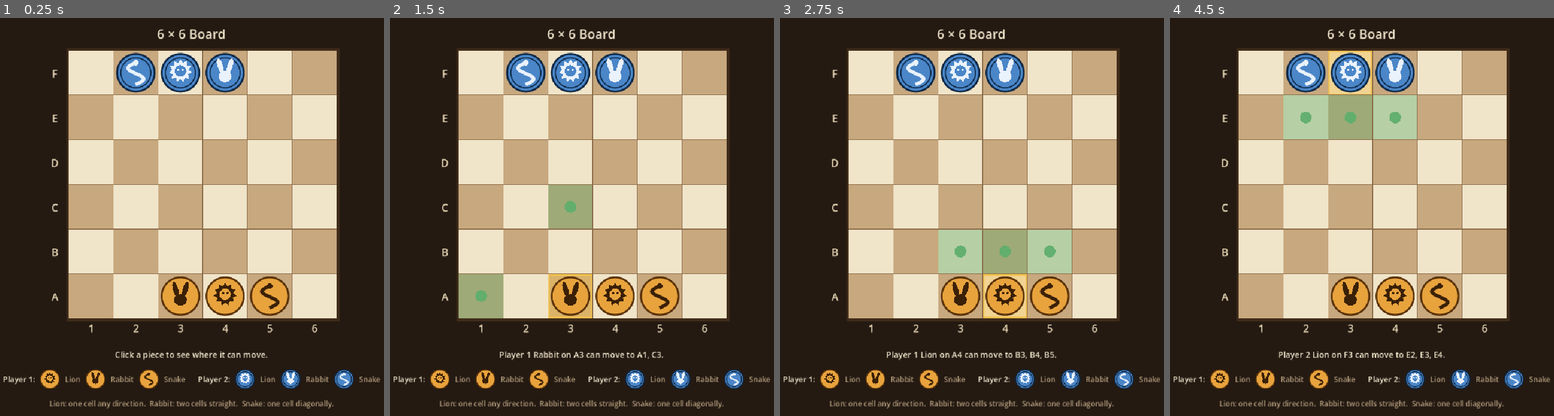
Above: before the commit, frames 1-4 (left to right).
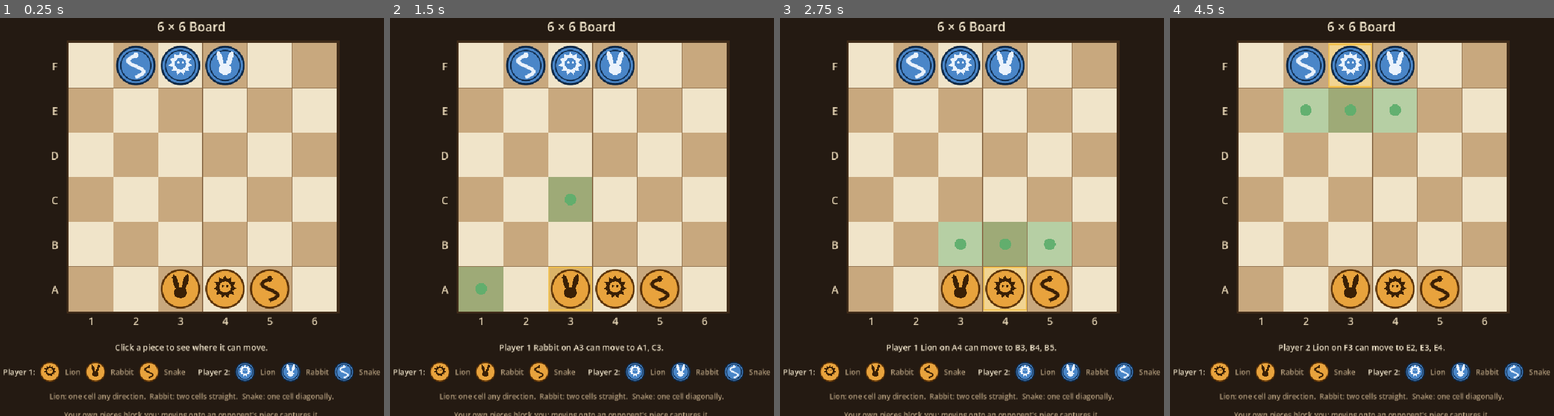
Above: after the commit, the same moments.

Repository: AdityaSrivastava27/godot-board-game
Game: Godot game, scene res://scenes/main.tscn
Two runs of this game, one before a commit and one after it. Both use one fixed random seed, a clock stepped at 60 frames per second and the inputs below.
Inputs (mouse positions are in pixels of both pictures, inside the frame that each line leads up to):
- Up to frame 1 (0.25 s): no input
- Up to frame 2 (1.5 s): tap A at 0.5, 1.25 s; move the mouse to (582, 197) at 0.52 s; click (582, 197) at 0.67 s; move the mouse to (570, 296) at 1.27 s; click (570, 296) at 1.42 s
- Up to frame 3 (2.75 s): tap Enter at 2 s; move the mouse to (1006, 296) at 2.02 s; click (1006, 296) at 2.17 s
- Up to frame 4 (4.5 s): tap Space at 2.75, 4.25 s; move the mouse to (1438, 296) at 2.77 s; click (1438, 296) at 2.92 s; tap Enter at 3.5 s; move the mouse to (1304, 73) at 3.52 s; click (1304, 73) at 3.67 s; move the mouse to (1350, 73) at 4.27 s; click (1350, 73) at 4.42 s

The runs differ from the first frame. In frame 1, 19% of the frame differs, in the area x 0-100%, y 0-100%; in frame 2, 19%; in frame 3, 19%; in frame 4, 19%.

Commit message:
Add friendly-piece blocking and capture
A cell held by one of the moving player's own pieces is no longer a legal
destination; a cell held by an opponent's piece is, and moving there removes
that piece from the board.

legal_destinations() now takes the moving piece's player so it can tell the
two cases apart, and captures_among() reports which destinations are takes.
The board marks those in red as an outline rather than a centre dot, which
the captured piece would hide, and a captured piece fades out over the same
beat as the move.

Co-Authored-By: Claude Opus 5 <noreply@anthropic.com>

Diff:
--- a/scripts/board_view.gd
+++ b/scripts/board_view.gd
@@ -16,6 +16,7 @@
 const LABEL_COLOR := Color("#ead9b8")
 const SELECTION_COLOR := Color("#f2c14e")
 const DESTINATION_COLOR := Color("#5fae6d")
+const CAPTURE_COLOR := Color("#c0483a")
 
 @export var cell_size: float = 96.0:
 	set(value):
@@ -33,6 +34,8 @@
 
 var selected_cell := Vector2i(-1, -1)
 var destination_cells: Array[Vector2i] = []
+## The destinations that hold an opponent's piece, marked apart from the rest.
+var capture_cells: Array[Vector2i] = []
 
 
 func _ready() -> void:
@@ -71,14 +74,17 @@
 	return Vector2i(int(local.x / cell_size), BoardData.SIZE - 1 - int(local.y / cell_size))
 
 
-func show_selection(cell: Vector2i, destinations: Array[Vector2i]) -> void:
+func show_selection(
+	cell: Vector2i, destinations: Array[Vector2i], captures: Array[Vector2i]
+) -> void:
 	selected_cell = cell
 	destination_cells = destinations
+	capture_cells = captures
 	queue_redraw()
 
 
 func clear_selection() -> void:
-	show_selection(Vector2i(-1, -1), [])
+	show_selection(Vector2i(-1, -1), [], [])
 
 
 func _gui_input(event: InputEvent) -> void:
@@ -132,8 +138,15 @@
 
 	for cell: Vector2i in destination_cells:
 		var rect := cell_rect(cell)
-		draw_rect(rect, Color(DESTINATION_COLOR, 0.40))
-		draw_circle(rect.get_center(), cell_size * 0.13, Color(DESTINATION_COLOR, 0.95))
+		var is_capture := capture_cells.has(cell)
+		var color := CAPTURE_COLOR if is_capture else DESTINATION_COLOR
+		draw_rect(rect, Color(color, 0.40))
+		if is_capture:
+			# An outline, because the piece being captured stands on the cell
+			# and would hide a mark drawn at its centre.
+			draw_rect(rect.grow(-3.0), Color(color, 0.95), false, 3.0)
+		else:
+			draw_circle(rect.get_center(), cell_size * 0.13, Color(color, 0.95))
 
 
 func _draw_labels() -> void:
--- a/scripts/main.gd
+++ b/scripts/main.gd
@@ -3,12 +3,13 @@
 ## Builds the board, places the six pieces on their starting cells and lets a
 ## piece be picked up and moved according to its movement rule.
 ##
-## Click a piece to select it; its legal destinations are marked on the board.
-## Click one of them to move there, or click anywhere else to deselect.
+## Click a piece to select it; its legal destinations are marked on the board,
+## with the ones that would capture an opponent's piece outlined in red.
+## Click a destination to move there, or click anywhere else to deselect.
 ##
-## The specification defines movement geometry only, so there is deliberately no
-## turn order, capture or win condition here: any piece may be moved at any time,
-## and an occupied cell is never offered as a destination.
+## The specification defines movement, blocking and capture only, so there is
+## deliberately no turn order or win condition here: any piece may be moved at
+## any time.
 
 const BACKGROUND := Color("#241a12")
 const HEADING_COLOR := Color("#f3e7cd")
@@ -59,6 +60,13 @@
 			NOTE_COLOR
 		)
 	)
+	column.add_child(
+		_make_label(
+			"Your own pieces block you; moving onto an opponent's piece captures it.",
+			15,
+			NOTE_COLOR
+		)
+	)
 
 	_clear_selection()
 
@@ -102,8 +110,11 @@
 
 func _select(piece: PieceView) -> void:
 	_selected = piece
-	_destinations = MovementRules.legal_destinations(piece.kind, piece.coordinate, _occupancy)
-	_board.show_selection(piece.coordinate, _destinations)
+	_destinations = MovementRules.legal_destinations(
+		piece.kind, piece.player, piece.coordinate, _occupancy
+	)
+	var captures := MovementRules.captures_among(_destinations, _occupancy)
+	_board.show_selection(piece.coordinate, _destinations, captures)
 
 	var description := "%s %s on %s" % [
 		BoardData.player_name(piece.player),
@@ -112,17 +123,27 @@
 	]
 	if _destinations.is_empty():
 		_status.text = "%s has no legal move." % description
+	elif captures.is_empty():
+		_status.text = "%s can move to %s." % [description, _cell_list(_destinations)]
 	else:
-		_status.text = "%s can move to %s." % [description, _cell_list(_destinations)]
+		_status.text = "%s can move to %s, capturing on %s." % [
+			description, _cell_list(_destinations), _cell_list(captures)
+		]
 
 
 func _move_selected_to(coordinate: Vector2i) -> void:
 	var piece := _selected
 	var from := piece.coordinate
+	# Rule 5 - the destination may hold an opponent's piece, which this move removes.
+	var captured: PieceView = _occupancy.get(coordinate)
 
 	_occupancy.erase(from)
 	_occupancy[coordinate] = piece
 	piece.coordinate = coordinate
+	# Keep the mover in front of the piece it is landing on while both are on screen.
+	_board.move_child(piece, -1)
+	if captured != null:
+		_remove_captured(captured)
 
 	var tween := create_tween()
 	tween.set_trans(Tween.TRANS_SINE).set_ease(Tween.EASE_OUT)
@@ -131,12 +152,29 @@
 	_selected = null
 	_destinations = []
 	_board.clear_selection()
-	_status.text = "%s %s moved %s → %s." % [
+	var move_text := "%s %s moved %s → %s" % [
 		BoardData.player_name(piece.player),
 		BoardData.kind_name(piece.kind),
 		BoardData.cell_name(from),
 		BoardData.cell_name(coordinate),
 	]
+	if captured == null:
+		_status.text = move_text + "."
+	else:
+		_status.text = "%s and captured %s %s." % [
+			move_text,
+			BoardData.player_name(captured.player),
+			BoardData.kind_name(captured.kind),
+		]
+
+
+## Rule 5 - a captured piece leaves the board. It fades out over the same beat as
+## the move, so the two read as one action.
+func _remove_captured(piece: PieceView) -> void:
+	piece.mouse_filter = Control.MOUSE_FILTER_IGNORE
+	var fade := create_tween()
+	fade.tween_property(piece, "modulate:a", 0.0, MOVE_DURATION)
+	fade.tween_callback(piece.queue_free)
 
 
 func _clear_selection() -> void:
--- a/scripts/movement_rules.gd
+++ b/scripts/movement_rules.gd
@@ -2,9 +2,11 @@
 extends RefCounted
 
 ## Rule 4 - Piece movement. Each kind has a fixed set of offsets it may move by,
-## measured in (column, row) steps. Nothing else is defined: there is no capture,
-## no stacking and no turn order in the specification, so a destination already
-## holding a piece is simply not offered.
+## measured in (column, row) steps.
+##
+## Rule 5 - Blocking and capture. A cell held by a piece of the moving player's
+## own side is never a legal destination. A cell held by an opponent's piece is,
+## and landing on it removes that piece from the board.
 
 ## Lion: exactly one cell horizontally, vertically or diagonally.
 const LION_STEPS: Array[Vector2i] = [
@@ -55,20 +57,37 @@
 	)
 
 
-## Every cell the piece may move to from `from`, in board order.
-## `occupied` maps Vector2i cell -> piece; its keys are excluded, because with no
-## capture or stacking rule defined a cell can only ever hold one piece.
-static func legal_destinations(kind: int, from: Vector2i, occupied: Dictionary) -> Array[Vector2i]:
+## Every cell a `player`'s piece of this `kind` may move to from `from`, in board
+## order. `occupied` maps Vector2i cell -> PieceView; cells holding one of the
+## player's own pieces are dropped, cells holding an opponent's piece are kept
+## because moving there is a capture.
+static func legal_destinations(
+	kind: int, player: int, from: Vector2i, occupied: Dictionary
+) -> Array[Vector2i]:
 	var destinations: Array[Vector2i] = []
 	for step: Vector2i in steps_for(kind):
 		var target := from + step
 		if not is_on_board(target):
 			continue
-		if occupied.has(target):
+		var blocker: PieceView = occupied.get(target)
+		if blocker != null and blocker.player == player:
 			continue
 		destinations.append(target)
 	destinations.sort_custom(_before)
 	return destinations
+
+
+## The subset of `destinations` that is occupied, i.e. that a move would capture.
+## Only opponents' pieces can appear here: `legal_destinations` has already
+## dropped every cell held by the moving player's own side.
+static func captures_among(
+	destinations: Array[Vector2i], occupied: Dictionary
+) -> Array[Vector2i]:
+	var captures: Array[Vector2i] = []
+	for cell: Vector2i in destinations:
+		if occupied.has(cell):
+			captures.append(cell)
+	return captures
 
 
 ## Board order: bottom row first, then left to right within a row.
